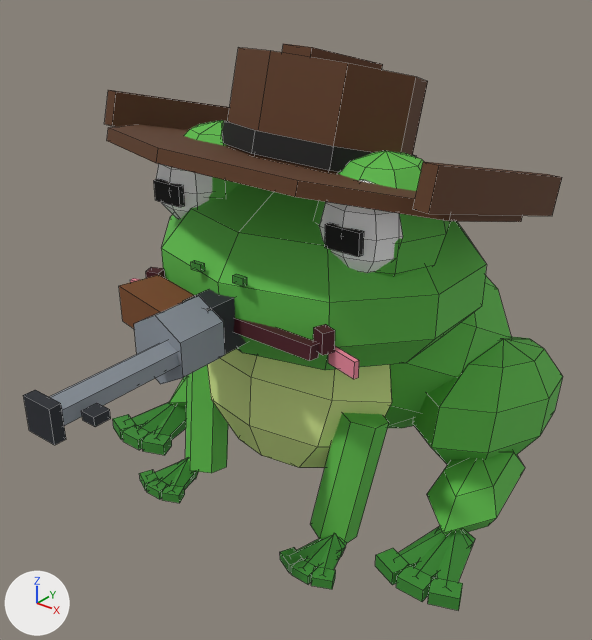
A saved change to the FBX model zabie-strzelanie/lowpoly/Zaba_LowPoly.fbx.
The view is the same before and after, from a camera (50 mm lens) standing at (4.63, -6.87, 5.58) and looking at (0.09, -1.19, 2.06). Arrows for +X, +Y and +Z are at lower left; the lights stay in place. The picture after the commit comes second. Mesh edges are drawn as thin lines. Vertices at exactly the same position are counted once.

Objects in the first picture: 'Bron', 'BronRekojesc', 'BronStal', 'Brzuch', 'Cialo', 'Ciemne', 'Kapelusz', 'KapeluszPasek', 'OczyBiale', 'Pysk', 'Zrenice' and 1 more.
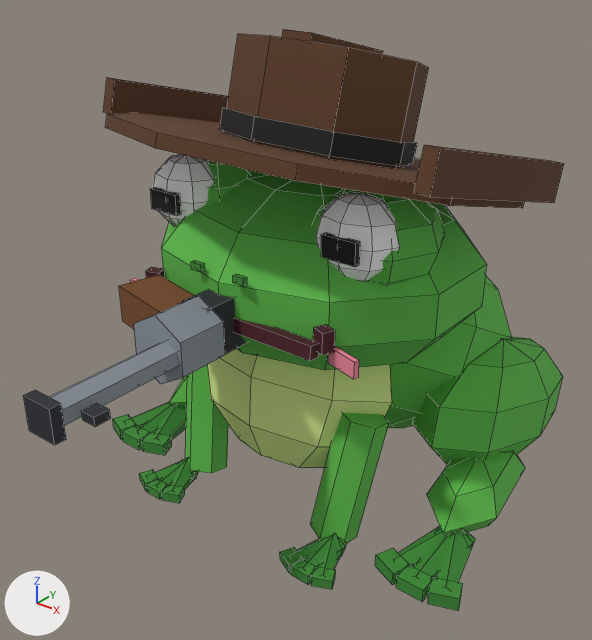
What changed in the scene script:
```text
Add img_paleta_png:
    img_paleta_png = load_image('paleta.png', '_unpacked/paleta.png', 64, 64, 'sRGB')
Add mat_paleta:
    mat_paleta = principled_material('Paleta')
    mat_paleta.texture = img_paleta_png
    mat_paleta.roughness = 0.85
Change me_oczybiale:
    used by ob_oczybiale; location = (-1.0, -1.45, 3.3)
    remove me_oczybiale.from_pydata(...)  # 84 vertices, 96 faces; spans x -0.4..2.4, y -0.3..0.3, z -0.4..0.4
    remove me_oczybiale.materials.append(mat_oczybiale)  # white #ffffff
    add me_oczybiale.from_pydata(...)  # 84 vertices, 96 faces; spans x -0.4..2.4, y -0.3..0.3, z -0.38..0.38
    me_oczybiale part 5: 34 vertices removed from x -0.35..0.35, y -0.26..0.26, z -0.4..0.4; 34 vertices added at x -0.35..0.35, y -0.26..0.26, z -0.38..0.38
    me_oczybiale part 6: 34 vertices removed from x 1.65..2.35, y -0.26..0.26, z -0.4..0.4; 34 vertices added at x 1.65..2.35, y -0.26..0.26, z -0.38..0.38
    add me_oczybiale.materials.append(mat_paleta)  # picture img_paleta_png
Change me_kapelusz:
    where me_kapelusz.from_pydata(...)  # 60 vertices, 40 faces; spans x -2.11..2.11, y -1.75..1.75, z -0.49..1.12
    used by ob_kapelusz; location = (0.0, -0.85, 3.5)
    remove me_kapelusz.materials.append(mat_kapelusz)  # brown #5e391f
    me_kapelusz part 7: texture (UV) coordinates of 40 of 40 faces, centred in x -2.03..2.04, y -1.63..1.63, z -0.39..1.06, changed; they spanned u 0.0..1.0, v 0.0..1.0 and now span u 0.94..0.94, v 0.06..0.06
    add me_kapelusz.materials.append(mat_paleta)  # picture img_paleta_png
Change me_kapeluszpasek:
    where me_kapeluszpasek.from_pydata(...)  # 16 vertices, 10 faces; spans x -0.99..0.99, y -0.84..0.84, z -0.3..0.3
    used by ob_kapeluszpasek; location = (0.01, -0.76, 3.66)
    remove me_kapeluszpasek.materials.append(mat_kapeluszpasek)  # black #141414
    me_kapeluszpasek part 4: texture (UV) coordinates of 10 of 10 faces, centred in x -0.87..0.87, y -0.73..0.73, z -0.17..0.17, changed; they spanned u 0.0..1.0, v 0.01..1.0 and now span u 0.06..0.06, v 0.19..0.19
    add me_kapeluszpasek.materials.append(mat_paleta)  # picture img_paleta_png
Change me_zrenice:
    where me_zrenice.from_pydata(...)  # 16 vertices, 12 faces; spans x -0.17..2.21, y -0.03..0.03, z -0.1..0.1
    remove me_zrenice.materials.append(mat_zrenice)  # black #090909
    add me_zrenice.materials.append(mat_paleta)  # picture img_paleta_png
Change me_cialo:
    used by ob_cialo; location = (0.0, 0.35, 1.45)
    remove me_cialo.from_pydata(...)  # 340 vertices, 380 faces; spans x -2.18..2.18, y -2.51..1.63, z -1.45..2.4
    add me_cialo.from_pydata(...)  # 340 vertices, 380 faces; spans x -2.18..2.18, y -2.51..1.63, z -1.45..2.12
    me_cialo part 1: the loose piece of 42 vertices spanning x -1.57..-0.33, y -2.02..-0.78, z 1.2..2.4 is scaled about its middle by (1, 0.968, 0.75), then moved by (0.0, -0.1, -0.13)
    me_cialo part 2: the loose piece of 42 vertices spanning x 0.33..1.57, y -2.02..-0.78, z 1.2..2.4 is scaled about its middle by (1, 0.968, 0.75), then moved by (0.0, -0.1, -0.13)
    me_cialo part 3: 380 faces spanning x -2.18..2.18, y -2.51..1.63, z -1.45..2.12 switch from mat_cialo (green #5dbc49) to mat_paleta (picture img_paleta_png)
Change ob_oczybiale:
    ob_oczybiale.location: (-1.0, -1.45, 3.3) -> (-1.0, -1.5, 3.22)
Change ob_kapelusz:
    ob_kapelusz.location: (0.0, -0.85, 3.5) -> (0.0, -0.85, 3.62)
Change ob_kapeluszpasek:
    ob_kapeluszpasek.location: (0.01, -0.76, 3.66) -> (0.01, -0.76, 3.78)
Change ob_zrenice:
    ob_zrenice.location: (-1.02, -1.73, 3.27) -> (-1.02, -1.78, 3.2)
```

Where the change shows, as pixel boxes (x1, y1, x2, y2) in the pictures (592 x 640 px; the box of a moved part takes in the faces that stretch with it):
'Cialo', reshaped (9% shorter): before (161, 120, 563, 543); after (161, 160, 563, 543)
'Kapelusz', recoloured, surface changed, moved: before (104, 44, 562, 222); after (103, 29, 564, 208)
'OczyBiale', reshaped, moved: before (156, 164, 403, 273); after (153, 155, 399, 282)
'KapeluszPasek', recoloured, surface changed, moved: before (221, 121, 417, 172); after (220, 108, 417, 167)
'Zrenice', recoloured, moved: before (154, 179, 364, 257); after (150, 187, 360, 267)
part 1 of me_cialo, moved or reshaped: before (184, 120, 239, 200); after (205, 160, 253, 205)
part 2 of me_cialo, moved or reshaped: before (314, 151, 450, 277); after (312, 189, 445, 286)
part 3 of me_cialo, recoloured: before (168, 120, 491, 490); after (168, 160, 491, 490)
part 5 of me_oczybiale, moved or reshaped: before (156, 164, 212, 219); after (153, 155, 214, 226)
part 6 of me_oczybiale, moved or reshaped: before (320, 180, 403, 273); after (316, 193, 399, 282)
